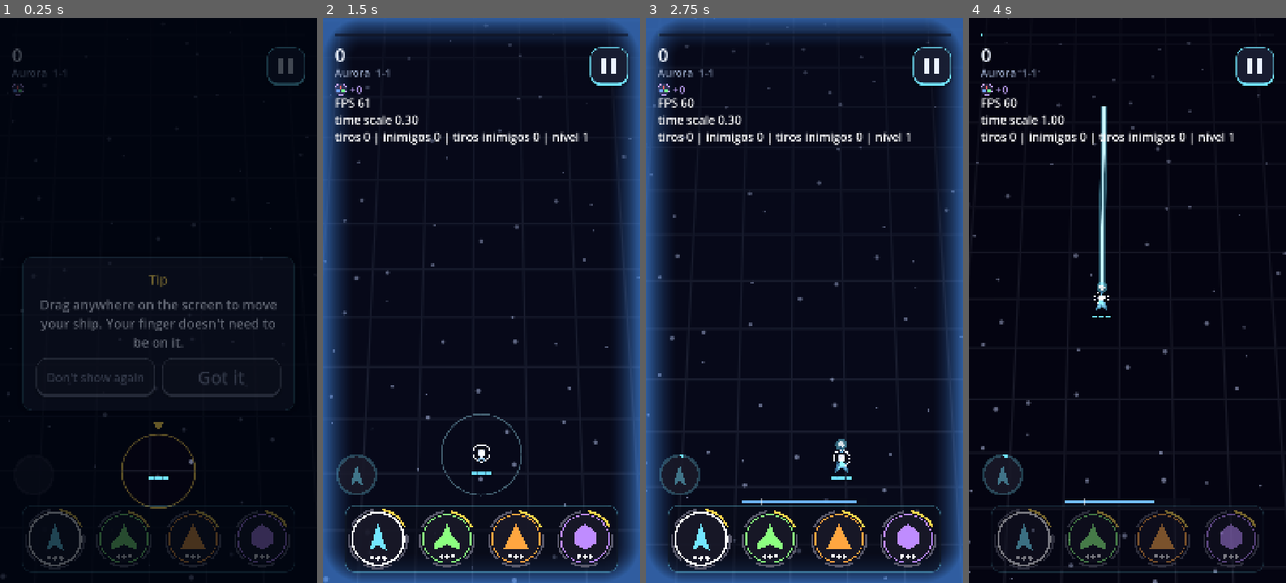
Above: before the commit, frames 1-4 (left to right).
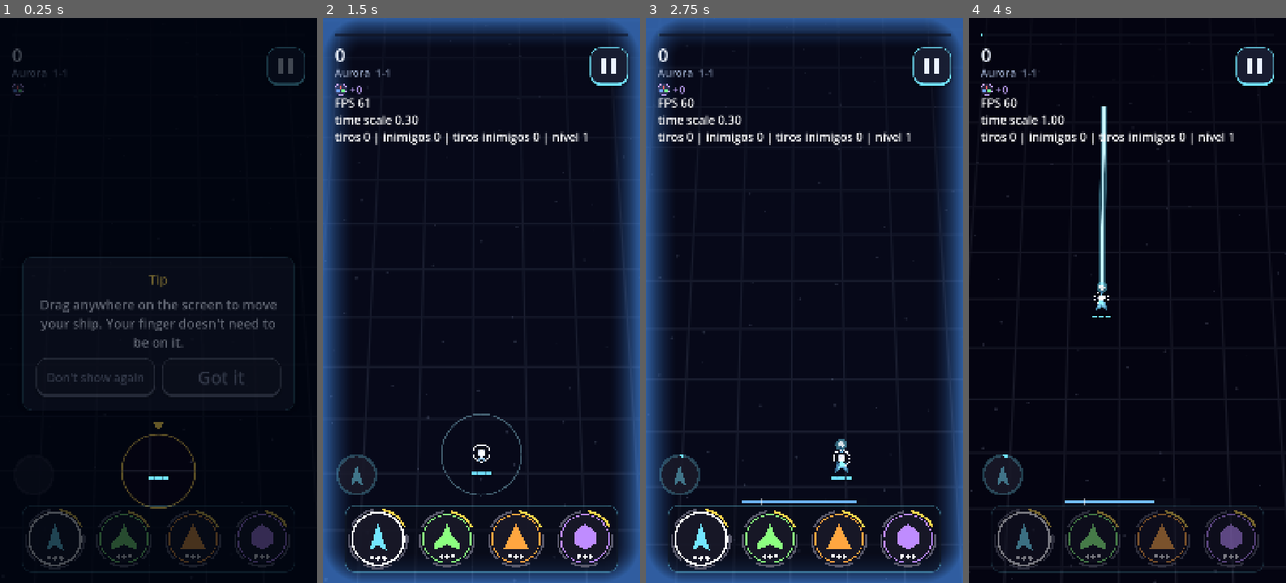
Above: after the commit, the same moments.

Repository: GDPonsoni/Nucleon-Squad-3D
Game: Godot game, scene res://scenes/game.tscn
Same seed, same stepped clock (60 frames per second), same inputs: the game is played once before the commit and once after it. This scene is started directly instead of the project's main scene.
Inputs (mouse positions are in pixels of both pictures, inside the frame that each line leads up to):
- Up to frame 1 (0.25 s): no input
- Up to frame 2 (1.5 s): move the mouse to (551, 272) at 0.52 s; hold Right (ui_right) 0.53-1.25 s; click (551, 272) at 0.67 s; click "Don't show again" at 1.25 s
- Up to frame 3 (2.75 s): drag from (741, 328) to (788, 413) at 2.02 s
- Up to frame 4 (4 s): move the mouse to (1159, 176) at 2.77 s; hold Right (ui_right) 2.78-3.5 s; drag from (1111, 413) to (1032, 215) at 3.52 s

The runs differ from the first frame. In frame 1, less than 0.1% of the frame differs, in the area x 1-87%, y 70-100%; in frame 2, 0.3%; in frame 3, 0.3%; in frame 4, 0.4%, in the area x 0-100%, y 0-100%.

Commit message:
feat(render3d): projéteis em MultiMesh
T6 do docs/PLANO_3D.md. BulletView desenha os tiros do jogador e dos
inimigos com um MultiMesh por formato (caixa, icosfera e tetraedro: um draw
call por formato), alimentado pelos pools que já existem. Cor por
instância, sem sombreamento e com o topo claro para ler o tiro no meio de
muitos; voam um pouco acima do plano, então aparecem por cima dos cascos.

No plano ficam só o anel do orbe que vai se dividir e a chama do míssil,
com o mesmo sorteio do 2D (a sequência global não muda). As estrelas do
chão ficaram mais fracas para não parecerem tiros.

Co-Authored-By: Claude Fable 5.2 <noreply@anthropic.com>

Diff:
--- a/scripts/core/params.gd
+++ b/scripts/core/params.gd
@@ -652,3 +652,6 @@
 var nucleus_crack_heat_3d: float = 0.22  # quanto o núcleo avermelha por corpo perdido
 var companion_roll_gain_3d: float = 1.6  # a rolagem 2D da auxiliar, ampliada no modelo 3D
 var elite_glow_3d: float = 0.25  # brilho próprio dos elites (além da aura no plano)
+var bullet_core_white_3d: float = 0.85  # quanto o topo dos projéteis clareia (núcleo claro, leitura)
+var ground_star_strength_3d: float = 0.3  # brilho das estrelas do chão (fracas: não podem parecer tiros)
+var ground_star_density_3d: float = 0.5  # células de estrela por unidade do mundo
--- /dev/null
+++ b/scripts/render3d/bullet_view.gd
@@ -0,0 +1,83 @@
+class_name BulletView
+extends Node3D
+## Projéteis em 3D: um MultiMeshInstance3D por formato (um draw call por formato), alimentado
+## a cada quadro pelos pools de tiros do jogador e dos inimigos. Só lê os projéteis.
+
+var _game: Node2D
+var _rig: CameraRig
+var _scale: float = 0.01
+var _height: float = 0.0
+var _meshes: Array[MultiMesh] = []  # índice = Bullet.Shape
+var _counts := PackedInt32Array()
+
+
+func setup(game: Node2D, rig: CameraRig) -> void:
+	_game = game
+	_rig = rig
+	_scale = rig.world_scale
+	_height = Params.bullet_height_3d * _scale
+	var capacity: int = Params.player_bullet_pool_size + Params.enemy_bullet_pool_size
+	var material := ShaderMaterial.new()
+	material.shader = load("res://scripts/render3d/shaders/bullet.gdshader") as Shader
+	material.set_shader_parameter("core_white", Params.bullet_core_white_3d)
+	var shapes: Array[Mesh] = []
+	shapes.resize(Bullet.Shape.size())
+	shapes[Bullet.Shape.RECT] = ModelLibrary.bullet_box()
+	shapes[Bullet.Shape.CIRCLE] = ModelLibrary.bullet_orb()
+	shapes[Bullet.Shape.TRIANGLE] = ModelLibrary.bullet_dart()
+	for i in shapes.size():
+		var multimesh := MultiMesh.new()
+		multimesh.transform_format = MultiMesh.TRANSFORM_3D
+		multimesh.use_colors = true
+		multimesh.mesh = shapes[i]
+		multimesh.instance_count = capacity
+		multimesh.visible_instance_count = 0
+		var instance := MultiMeshInstance3D.new()
+		instance.name = "Bullets%d" % i
+		instance.multimesh = multimesh
+		instance.material_override = material
+		instance.cast_shadow = GeometryInstance3D.SHADOW_CASTING_SETTING_OFF
+		# Os tiros cobrem a arena inteira: não vale calcular o volume a cada quadro
+		instance.custom_aabb = AABB(Vector3(-500.0, -50.0, -500.0), Vector3(1000.0, 100.0, 1000.0))
+		add_child(instance)
+		_meshes.append(multimesh)
+	_counts.resize(shapes.size())
+
+
+func _process(_delta: float) -> void:
+	_counts.fill(0)
+	_feed(_game.get("player_bullets"))
+	_feed(_game.get("enemy_bullets"))
+	for i in _meshes.size():
+		_meshes[i].visible_instance_count = _counts[i]
+
+
+func visible_count() -> int:
+	var total: int = 0
+	for count in _counts:
+		total += count
+	return total
+
+
+func _feed(pool: NodePool) -> void:
+	if pool == null:
+		return
+	for item in pool.active:
+		var bullet := item as Bullet
+		var shape: int = bullet.shape()
+		var index: int = _counts[shape]
+		var multimesh: MultiMesh = _meshes[shape]
+		if index >= multimesh.instance_count:
+			continue
+		var size: Vector2 = bullet.visual_size()
+		var pos := Vector3(bullet.position.x * _scale, _height, bullet.position.y * _scale)
+		var basis: Basis
+		if shape == Bullet.Shape.CIRCLE:
+			basis = Basis.from_scale(Vector3.ONE * size.x * 0.5 * _scale)
+		else:
+			# As formas apontam para cima no 2D (-Z aqui) e giram com a velocidade
+			var thickness: float = minf(size.x, size.y)
+			basis = Basis(Vector3.UP, -bullet.rotation).scaled_local(Vector3(size.x, thickness, size.y) * _scale)
+		multimesh.set_instance_transform(index, Transform3D(basis, pos))
+		multimesh.set_instance_color(index, bullet.color())
+		_counts[shape] = index + 1
--- a/scripts/render3d/renderer_3d.gd
+++ b/scripts/render3d/renderer_3d.gd
@@ -14,6 +14,7 @@
 var ground: MeshInstance3D
 var ground_fx: GroundFx
 var entities: EntityViews
+var bullets: BulletView
 
 var _game: Node2D
 var _reserved_bottom: float = 0.0
@@ -77,6 +78,11 @@
 	entities.name = "EntityViews"
 	add_child(entities)
 	entities.setup(game, rig)
+
+	bullets = BulletView.new()
+	bullets.name = "BulletView"
+	add_child(bullets)
+	bullets.setup(game, rig)
 
 	game.get_viewport().size_changed.connect(_on_view_resized)
 	_sync_camera()
@@ -160,6 +166,8 @@
 	_ground_material.set_shader_parameter("star_color", planet.star_color)
 	_ground_material.set_shader_parameter("cell", Params.ground_cell_3d)
 	_ground_material.set_shader_parameter("line_strength", Params.ground_line_strength_3d)
+	_ground_material.set_shader_parameter("star_strength", Params.ground_star_strength_3d)
+	_ground_material.set_shader_parameter("star_density", Params.ground_star_density_3d)
 	_ground_material.set_shader_parameter("fade_start", Params.ground_fade_start_3d)
 	_ground_material.set_shader_parameter("fade_end", Params.ground_fade_end_3d)
 	ground.material_override = _ground_material
--- a/scripts/render3d/shaders/bullet.gdshader
+++ b/scripts/render3d/shaders/bullet.gdshader
@@ -6,5 +6,7 @@
 uniform float core_white = 0.85;
 
 void fragment() {
-	ALBEDO = mix(COLOR.rgb, vec3(1.0), UV.x * UV.x * core_white);
+	// Só as faces de cima clareiam: o tiro mantém a cor e ganha um núcleo claro
+	float top = UV.x * UV.x;
+	ALBEDO = mix(COLOR.rgb, vec3(1.0), top * top * core_white);
 }
--- a/scripts/render3d/shaders/ground.gdshader
+++ b/scripts/render3d/shaders/ground.gdshader
@@ -9,6 +9,7 @@
 uniform float scroll = 0.0;  // quanto o chão já andou (unidades do mundo)
 uniform float line_strength = 0.35;
 uniform float star_density = 0.5;  // células de estrela por unidade
+uniform float star_strength = 0.3;  // estrelas fracas: não podem parecer tiros
 uniform float fade_start = 8.0;
 uniform float fade_end = 40.0;
 
@@ -33,8 +34,8 @@
 	vec2 id = floor(s);
 	vec2 f = fract(s) - 0.5;
 	vec2 jitter = vec2(hash(id), hash(id + 17.0)) - 0.5;
-	float size = 0.03 + 0.05 * hash(id + 5.0);
+	float size = 0.02 + 0.03 * hash(id + 5.0);
 	float star = smoothstep(size, size * 0.4, length(f - jitter * 0.7)) * step(0.45, hash(id + 9.0));
-	vec3 color = base_color.rgb + line_color.rgb * line * line_strength * fade + star_color.rgb * star * fade;
+	vec3 color = base_color.rgb + line_color.rgb * line * line_strength * fade + star_color.rgb * star * fade * star_strength;
 	ALBEDO = color;
 }
--- a/scripts/weapons/bullet.gd
+++ b/scripts/weapons/bullet.gd
@@ -89,6 +89,15 @@
 
 func color() -> Color:
 	return _color
+
+
+## Formato e tamanho do desenho (a visão 3D usa os mesmos do 2D).
+func shape() -> Shape:
+	return _shape
+
+
+func visual_size() -> Vector2:
+	return _size
 
 
 func already_pierced(enemy: Node) -> bool:
@@ -175,13 +184,18 @@
 
 
 func _draw() -> void:
+	# Na visão 3D o corpo do tiro é um modelo (BulletView); no plano ficam só o anel do orbe
+	# que vai se dividir e a chama do míssil (com o mesmo sorteio do 2D)
+	var flat: bool = not Renderer3D.active
 	match _shape:
 		Shape.RECT:
-			draw_rect(Rect2(-_size * 0.5, _size), _color)
+			if flat:
+				draw_rect(Rect2(-_size * 0.5, _size), _color)
 		Shape.CIRCLE:
-			# Núcleo claro para leitura em meio a muitos tiros
-			draw_circle(Vector2.ZERO, _size.x * 0.5, _color)
-			draw_circle(Vector2.ZERO, _size.x * 0.25, Color.WHITE)
+			if flat:
+				# Núcleo claro para leitura em meio a muitos tiros
+				draw_circle(Vector2.ZERO, _size.x * 0.5, _color)
+				draw_circle(Vector2.ZERO, _size.x * 0.25, Color.WHITE)
 			if _split_count > 0:
 				# Orbe que vai se dividir: anel externo
 				draw_arc(Vector2.ZERO, _size.x * 0.75, 0.0, TAU, 24, Color(_color, 0.8), 3.0)
@@ -192,6 +206,7 @@
 				var len: float = _size.y * Params.missile_flame_length * randf_range(0.7, 1.2)
 				draw_colored_polygon(PackedVector2Array([Vector2(-half.x * 0.6, half.y), Vector2(half.x * 0.6, half.y), Vector2(0.0, half.y + len)]), Color(1.0, 0.6, 0.2, 0.8))
 				draw_colored_polygon(PackedVector2Array([Vector2(-half.x * 0.3, half.y), Vector2(half.x * 0.3, half.y), Vector2(0.0, half.y + len * 0.55)]), Color(1.0, 0.95, 0.7, 0.95))
-			draw_colored_polygon(PackedVector2Array([
-				Vector2(0.0, -half.y), Vector2(half.x, half.y), Vector2(-half.x, half.y),
-			]), _color)
+			if flat:
+				draw_colored_polygon(PackedVector2Array([
+					Vector2(0.0, -half.y), Vector2(half.x, half.y), Vector2(-half.x, half.y),
+				]), _color)
Not shown, added: scripts/render3d/bullet_view.gd.uid
